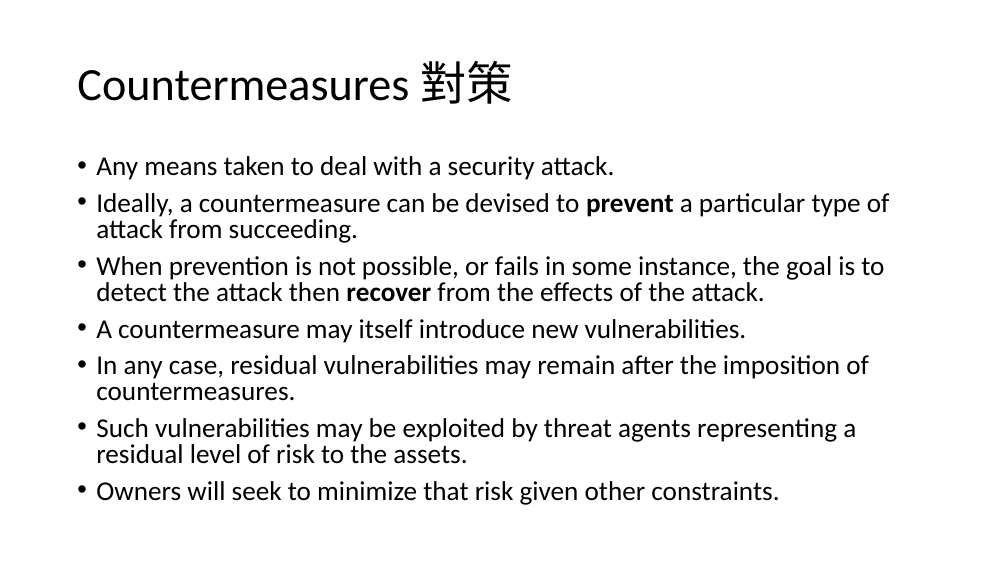
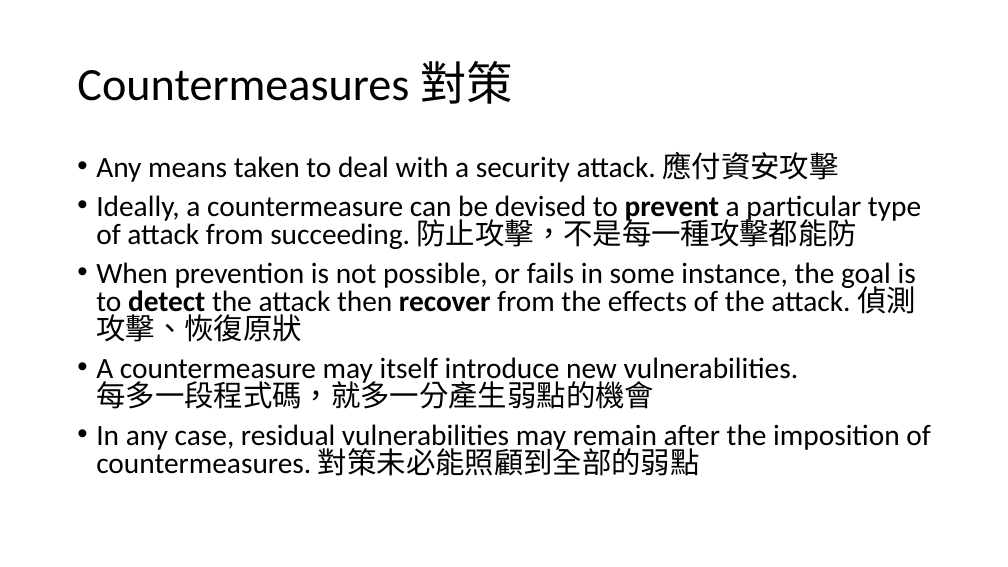
Before and after one commit to ywdeng/uscojywdeng, a slide deck: slide 25 of src/assets/1091/Security/CH01/01-overview.pptx (slide 24 before the commit). Drawn at 1008x567 pixels with LibreOffice and Linux fonts; fonts in the diff are those of the drawing. Boxes give left, top, right and bottom in pixels: in the first picture for what was removed or moved away, otherwise in the second. Text is boxed around its words. In the diff, an @@ line names an element or a change of style, - is before the commit and + after.

```diff
--- a/src/assets/1091/Security/CH01/01-overview.pptx
+++ b/src/assets/1091/Security/CH01/01-overview.pptx
@@ text at [96,152,930,476]: text changed; size 25.9 to 28 pt @@
-• Any means taken to deal with a security attack.
-• Ideally, a countermeasure can be devised to prevent a particular type of attack from succeeding.
-• When prevention is not possible, or fails in some instance, the goal is to detect the attack then recover from the effects of the attack.
-• A countermeasure may itself introduce new vulnerabilities.
-• In any case, residual vulnerabilities may remain after the imposition of countermeasures.
-• Such vulnerabilities may be exploited by threat agents representing a residual level of risk to the assets.
-• Owners will seek to minimize that risk given other constraints.
+• Any means taken to deal with a security attack. 應付資安攻擊
+• Ideally, a countermeasure can be devised to prevent a particular type of attack from succeeding. 防止攻擊，不是每一種攻擊都能防
+• When prevention is not possible, or fails in some instance, the goal is to detect the attack then recover from the effects of the attack. 偵測攻擊、恢復原狀
+• A countermeasure may itself introduce new vulnerabilities.
+  每多一段程式碼，就多一分產生弱點的機會
+• In any case, residual vulnerabilities may remain after the imposition of countermeasures. 對策未必能照顧到全部的弱點
```
Also in this commit, not shown: 31 other slides changed, 1 slide added, 1 other file.
